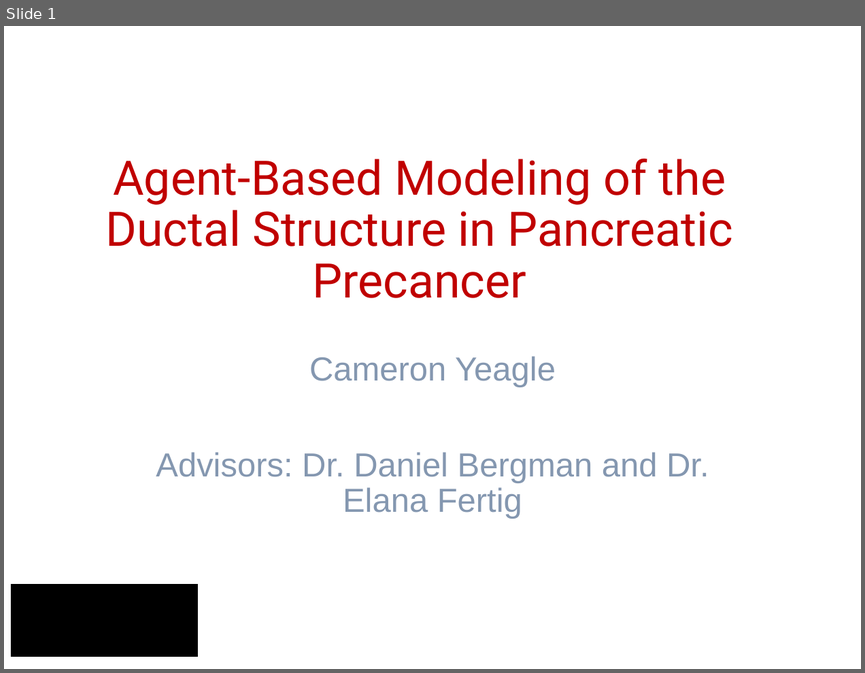
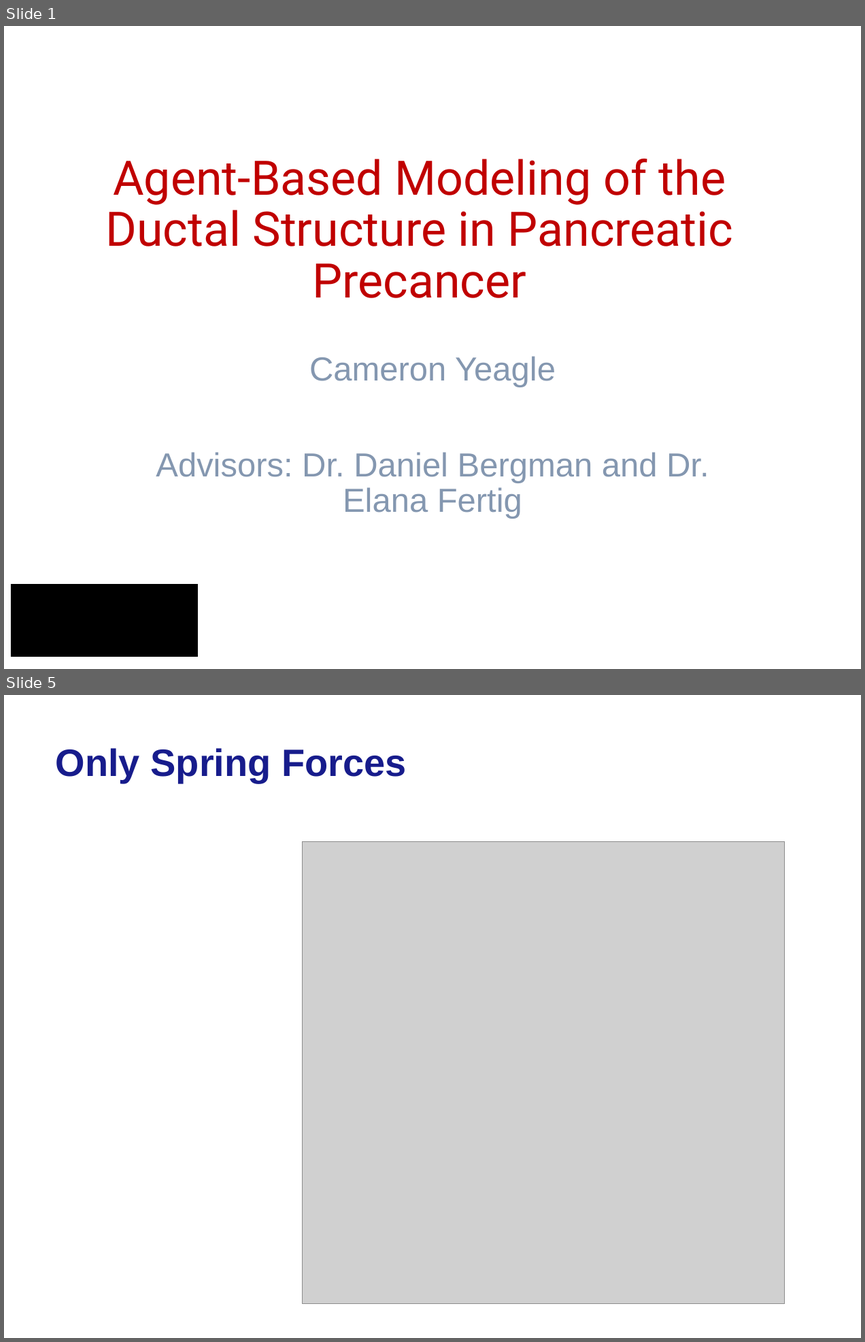
Before and after one commit to yeaglec/Project, a slide deck: Presentation/Project_Update_(8-12).pptx. Shown one above the other, each under a label of ours: slide 1 before the commit, slides 1 and 5 after it; the slides between them are not shown. The pictures are 865x673 and 865x1342 pixels, drawn with LibreOffice and Linux fonts; fonts in the diff are those of the drawing; grey boxes stand for pictures; background and template pictures are left out. Boxes give left, top, right and bottom in pixels: in the first picture for what was removed or moved away, otherwise in the second. Text is boxed around its words. In the diff, an @@ line names an element or a change of style, - is before the commit and + after.

Commit message:
Testing repulsive force for deformations

```diff
--- a/Presentation/Project_Update_(8-12).pptx
+++ b/Presentation/Project_Update_(8-12).pptx
@@ slide 5 added at bbox=[4, 695, 861, 1338], background picture (left out) @@
@@ title added at bbox=[56, 748, 407, 783], 32 pt, text #171C8C, bold @@
+Only Spring Forces
@@ picture added at bbox=[302, 841, 785, 1304] @@
```
Also in this commit, not shown: 6 other slides added, 10 slides removed, 21 other files.
